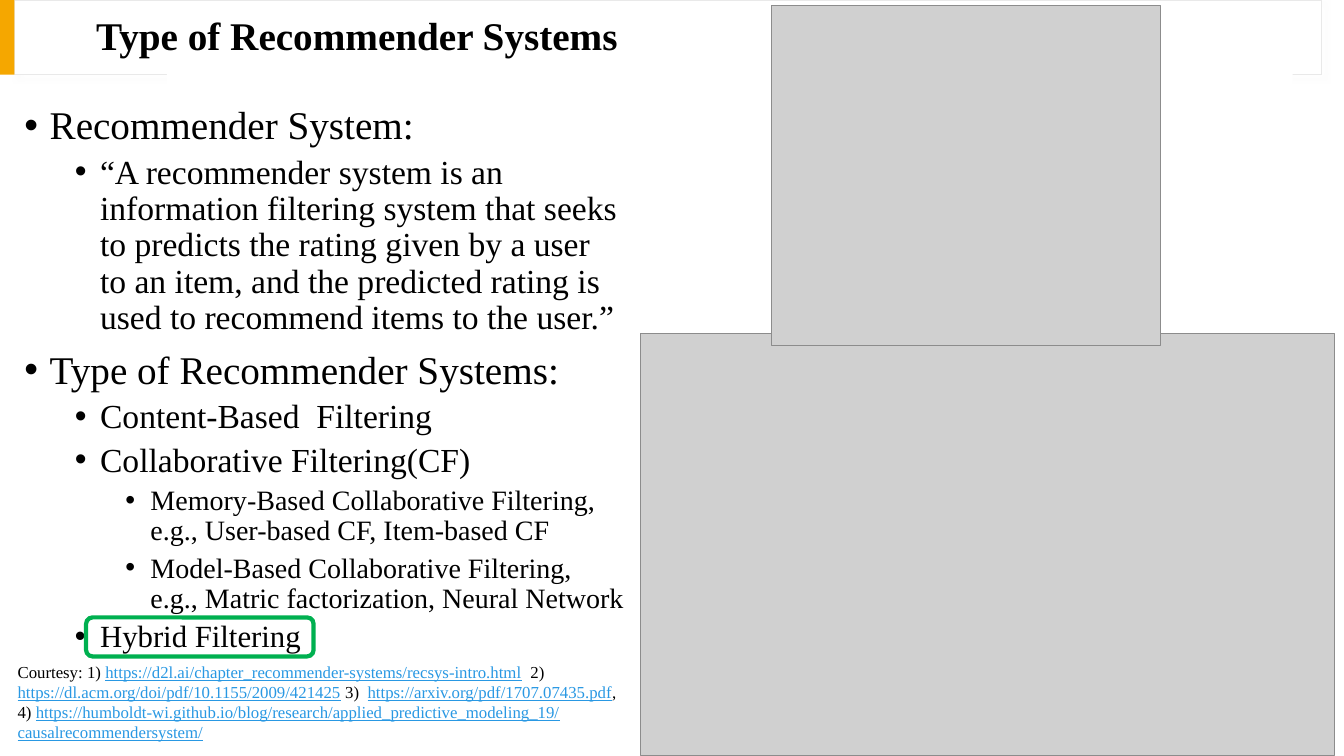
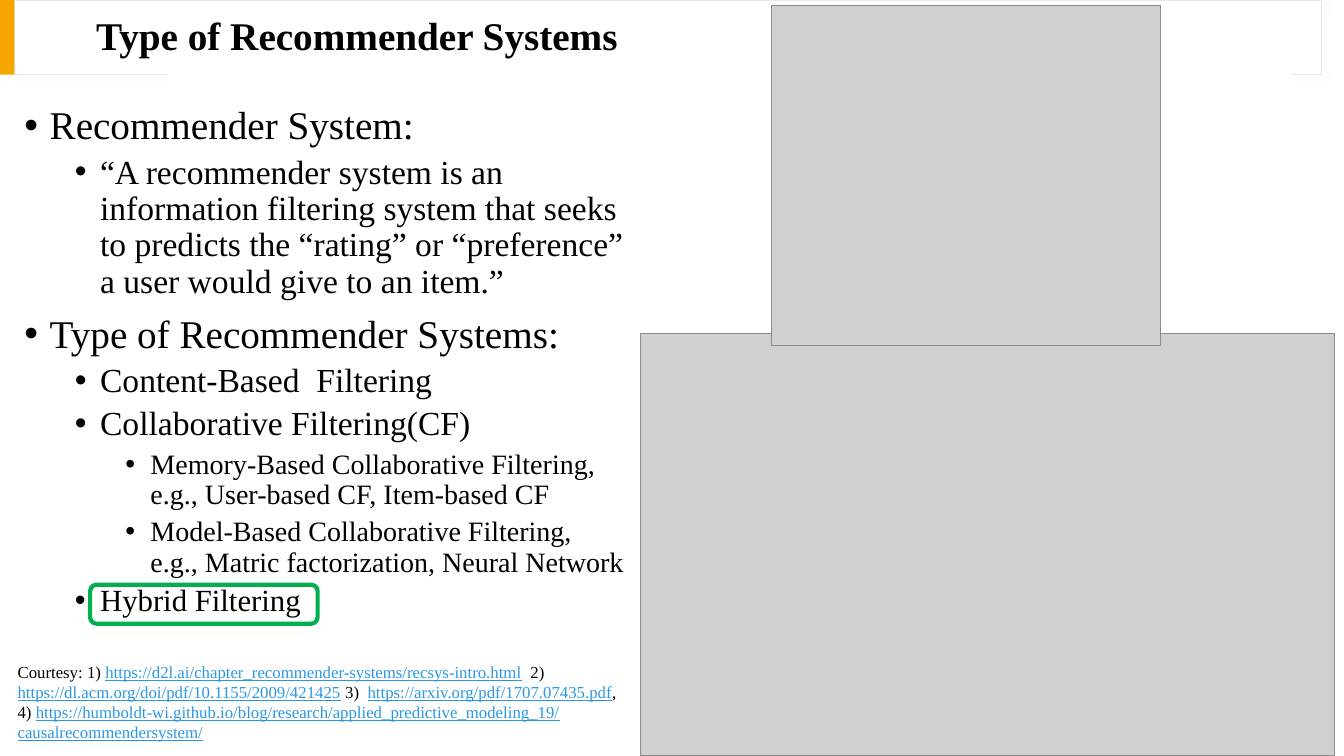
Before and after one commit to drago1234/CSE5525-Final-Project, a slide deck: slide 3 of presentation_v2.0.pptx. Drawn at 1344x756 pixels with LibreOffice and Linux fonts; fonts in the diff are those of the drawing; grey boxes stand for pictures. Boxes give left, top, right and bottom in pixels: in the first picture for what was removed or moved away, otherwise in the second. Text is boxed around its words. In the diff, an @@ line names an element or a change of style, - is before the commit and + after.

```diff
--- a/presentation_v2.0.pptx
+++ b/presentation_v2.0.pptx
@@ text at box(100, 160, 623, 299): text changed @@
-  • “A recommender system is an information filtering system that seeks to predicts the rating given by a user to an item, and the predicted rating is used to recommend items to the user.”
+  • “A recommender system is an information filtering system that seeks to predicts the “rating” or “preference” a user would give to an item.”
@@ rounded rectangle: place and size @@
-rounded rectangle at box(86, 617, 314, 656)
+rounded rectangle at box(90, 585, 318, 624)
```
Also in this commit, not shown: 1 other slide changed, 6 other files.
